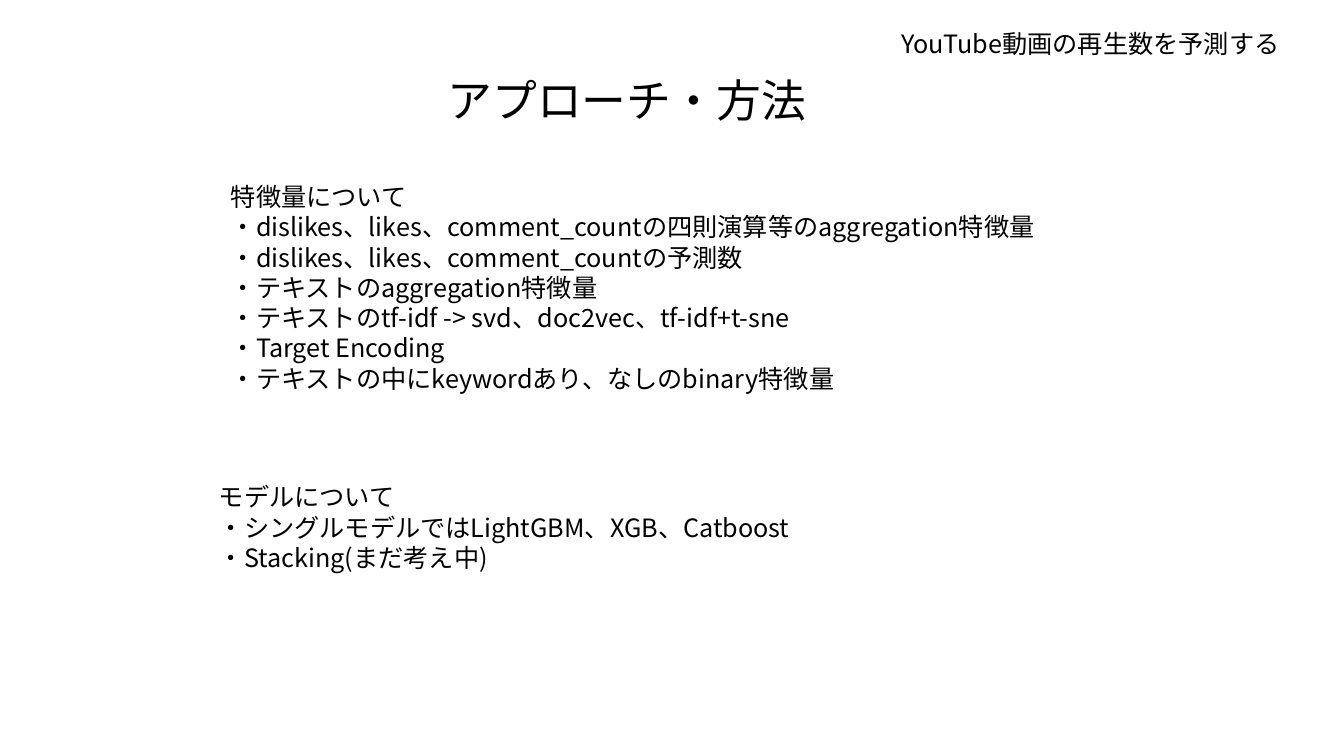
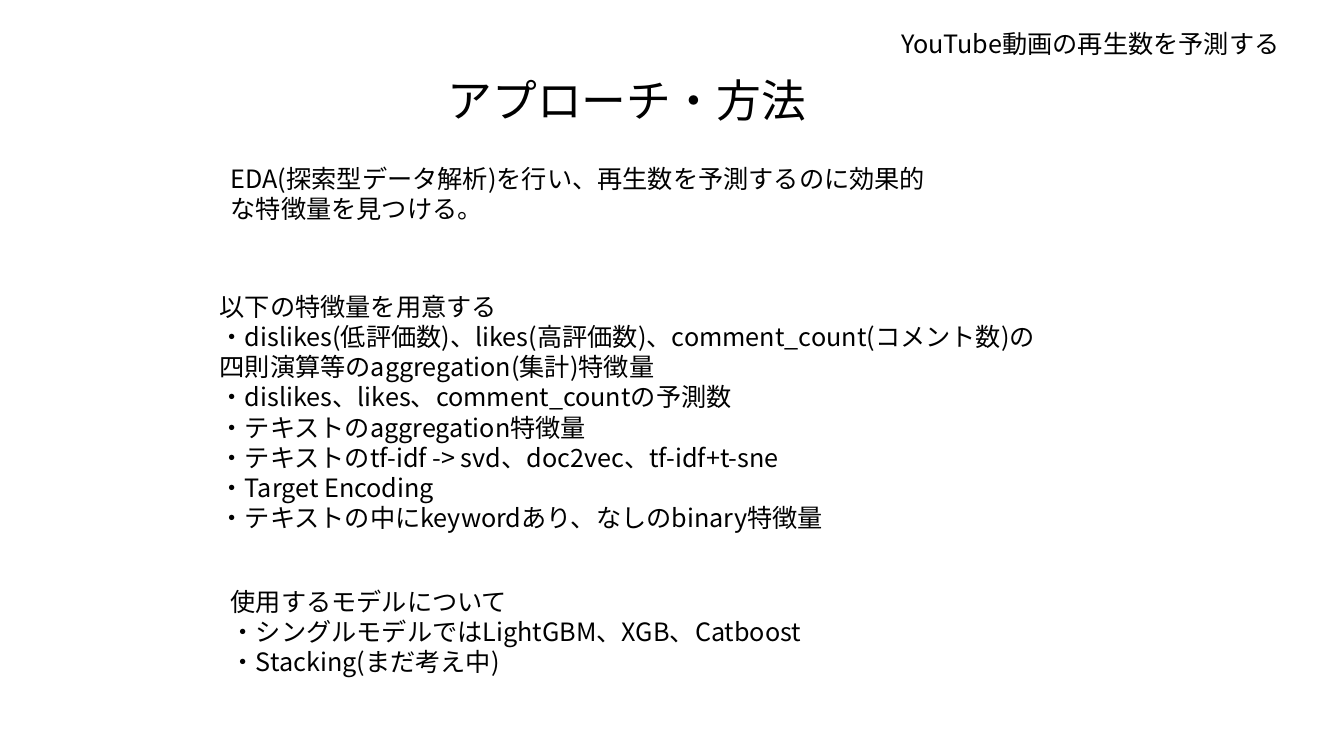
Before and after one commit to tsuru-kazu/research, a slide deck: slide 7 of docs/PD3_interim_report.pptx. Drawn at 1344x756 pixels with LibreOffice and Linux fonts; fonts in the diff are those of the drawing. Boxes give left, top, right and bottom in pixels: in the first picture for what was removed or moved away, otherwise in the second. Text is boxed around its words. In the diff, an @@ line names an element or a change of style, - is before the commit and + after.

```diff
--- a/docs/PD3_interim_report.pptx
+++ b/docs/PD3_interim_report.pptx
@@ text added at (x1=231, y1=166, x2=925, y2=220), 18 pt, text #000000 @@
+EDA(探索型データ解析)を行い、再生数を予測するのに効果的な特徴量を見つける。
@@ text "以下の特徴量を用意する" moved from (x1=231, y1=184, x2=1035, y2=394) to (x1=220, y1=294, x2=1035, y2=533) @@
@@ text at (x1=220, y1=294, x2=1035, y2=382): text changed @@
-特徴量について
-・dislikes、likes、comment_countの四則演算等のaggregation特徴量
+以下の特徴量を用意する
+・dislikes(低評価数)、likes(高評価数)、comment_count(コメント数)の四則演算等のaggregation(集計)特徴量
@@ text "使用するモデルについて" moved from (x1=219, y1=484, x2=790, y2=573) to (x1=231, y1=589, x2=802, y2=678) @@
@@ text at (x1=231, y1=589, x2=507, y2=613): text changed @@
-モデルについて
+使用するモデルについて
```
Also in this commit, not shown: 1 other slide changed, 1 slide added, 1 slide removed, 2 other files.
